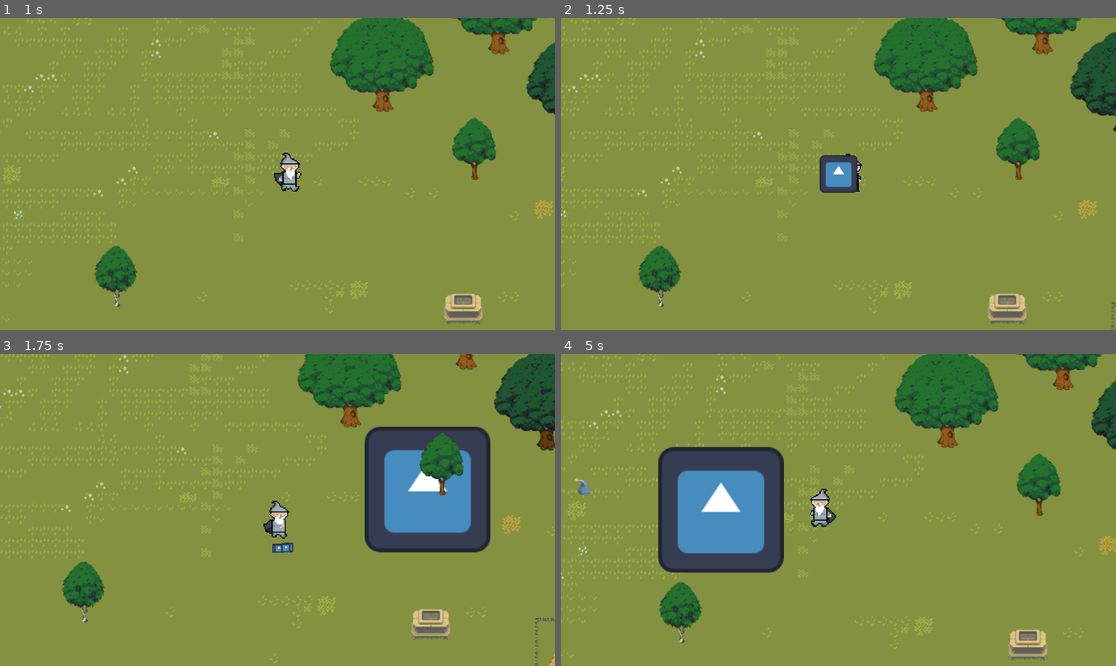
Above: before the commit, frames 1-4 (two rows, left to right).
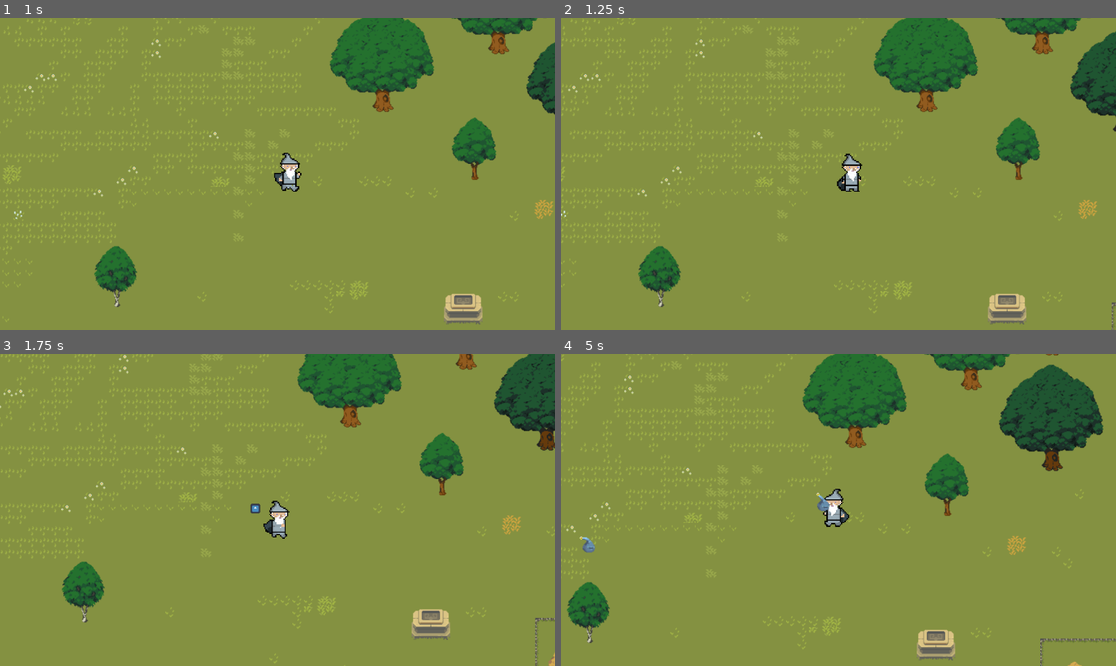
Above: after the commit, the same moments.

Repository: hiNEt0/KonturGameJam24
Game: Godot game, scene res://game.tscn
The game is run twice, just before and just after one commit, with the same random seed, the same clock (stepped at 60 frames per second) and the same inputs. The project has no main scene, so this scene is started directly. The engine's default icon, where the game draws it, is replaced by a stand-in: a white triangle on a blue panel in a dark square.
Inputs:
- Up to frame 1 (1 s): tap Enter at 0.5 s; hold D (move_right) from 0.53 s (still down); hold J from 0.53 s (still down); tap K at 0.8 s
- Up to frame 2 (1.25 s): keep holding D (move_right); keep holding J
- Up to frame 3 (1.75 s): release D (move_right) at 1.28 s; release J at 1.28 s; hold S (move_down) from 1.28 s (still down); tap K at 1.35 s; tap J at 1.55 s
- Up to frame 4 (5 s): release S (move_down) at 2.03 s; hold D (move_right) 2.03-2.78 s; hold J 2.03-2.78 s; tap K at 2.3, 2.85, 3.8, 4.35 s; hold W (move_up) 2.78-3.53 s; tap J at 3.05, 4.55 s; hold J 3.53-4.28 s; hold A (move_left) from 3.53 s (still down)

Frame 1 is identical in both runs. In frame 2, 0.8% of the frame differs, in the area x 46-54%, y 43-57%; in frame 3, 8.4%; in frame 4, 28%, in the area x 0-100%, y 0-100%.

Commit message:
MVP version (bruh)

Diff:
--- a/Enemy.gd
+++ b/Enemy.gd
@@ -44,4 +44,3 @@
 
 func on_hit_player():
 	player_node.get_damage(20)
-	print_debug(player_node.hp)
--- a/FireBaller.gd
+++ b/FireBaller.gd
@@ -1,7 +1,7 @@
 extends Node2D
 class_name fire_baller
 
-@export var cooldown = 1
+@export var cooldown = 1.5
 @onready var timer = cooldown
 @onready var missile = load("res://fire_ball.tscn")
 
@@ -16,11 +16,30 @@
 		timer = cooldown
 		var current_missile = missile.instantiate()
 		current_missile.position = get_parent().position
-		current_missile.direction = (get_parent().get_target_enemy() - get_parent().position).normalized()
+		current_missile.direction = (get_target_enemy() - get_parent().position).normalized()
 		get_tree().get_root().add_child(current_missile)
 	else:
 		timer -= delta
 
 
+func get_target_enemy():
+	var enemies = get_tree().get_nodes_in_group("enemies") # Получаем список всех узлов в группе "enemies"
+	var closest_enemy = null
+	var closest_distance = INF
+
+	for enemy in enemies:
+		if enemy is Enemy:
+			var distance = global_position.distance_to(enemy.global_position) # Рассчитываем расстояние между текущим узлом и врагом
+			if distance < closest_distance:
+				closest_enemy = enemy
+				closest_distance = distance
+
+	return Vector2(closest_enemy.position)
+
+
+func _on_RayCast2D_body_entered(body):
+	if body is Enemy:
+		print("Найден ближайший враг:", body)
+
 func get_target():
 	return Vector2(100, 0)
--- a/fire_ball.gd
+++ b/fire_ball.gd
@@ -1,6 +1,6 @@
 extends Area2D
 @export var target = Vector2(0,0)
-@export var speed = 100
+@export var speed = 150
 var direction = Vector2(0,0)
 
 # Called when the node enters the scene tree for the first time.
@@ -15,5 +15,5 @@
 
 func _on_body_entered(body):
 	if body is Enemy:
-		body.get_damage(100)
+		body.get_damage(25)
 		queue_free()
--- a/game.gd
+++ b/game.gd
@@ -6,12 +6,13 @@
 @onready var spawn_timer = 0.0
 @onready var player = $"Player2"
 @onready var exp_manager = $"ExperienceManager"
+@onready var inv_manager = $"InventoryManager"
 
 # Called when the node enters the scene tree for the first time.
 func _ready():
 	spawn_enemy()
-	$Player2/ExplodingFireCaster.assign_player(player)
-	$Player2/ShotgunCaster.assign_player(player)
+	exp_manager.assign_inv_manager(inv_manager)
+	inv_manager.assign_player(player)
 
 # Called every frame. 'delta' is the elapsed time since the previous frame.
 func _process(delta):
--- a/game.tscn
+++ b/game.tscn
@@ -1,13 +1,13 @@
-[gd_scene load_steps=9 format=3 uid="uid://ckasemwm5gscv"]
+[gd_scene load_steps=9 format=3 uid="uid://b2pp855lfqb04"]
 
 [ext_resource type="Script" path="res://game.gd" id="1_e3g5l"]
 [ext_resource type="PackedScene" uid="uid://cmf2yiyjubp7u" path="res://enemy.tscn" id="2_48vdd"]
 [ext_resource type="PackedScene" uid="uid://c0f5sh75fgna1" path="res://background.tscn" id="2_tdtdf"]
 [ext_resource type="PackedScene" uid="uid://d2r6iomqfnpj3" path="res://player_2.tscn" id="3_uhgwk"]
-[ext_resource type="PackedScene" path="res://event_manager.tscn" id="4_35yc0"]
-[ext_resource type="PackedScene" uid="uid://cl4bwf22c0jh2" path="res://scenes/shotgun/shotgun_caster.tscn" id="5_na2fx"]
-[ext_resource type="PackedScene" uid="uid://csf33uq2lytm4" path="res://scenes/exploding_fire/exploding_fire_caster.tscn" id="5_wd4oy"]
-[ext_resource type="PackedScene" path="res://scenes/experience_manager.tscn" id="6_e5vs5"]
+[ext_resource type="PackedScene" uid="uid://dkbpliagy2o1y" path="res://event_manager.tscn" id="4_35yc0"]
+[ext_resource type="PackedScene" path="res://fire_baller.tscn" id="4_wpnjn"]
+[ext_resource type="PackedScene" uid="uid://ctc65kh2iynn2" path="res://scenes/experience_manager.tscn" id="6_e5vs5"]
+[ext_resource type="PackedScene" uid="uid://ykumemcc7ykl" path="res://scenes/inventory_manager.tscn" id="7_4frhc"]
 
 [node name="Game" type="Node"]
 script = ExtResource("1_e3g5l")
@@ -19,10 +19,10 @@
 [node name="Player2" parent="." instance=ExtResource("3_uhgwk")]
 position = Vector2(-429, -262)
 
-[node name="ExplodingFireCaster" parent="Player2" instance=ExtResource("5_wd4oy")]
-
-[node name="ShotgunCaster" parent="Player2" instance=ExtResource("5_na2fx")]
+[node name="FireBaller" parent="Player2" instance=ExtResource("4_wpnjn")]
 
 [node name="EventManager" parent="." instance=ExtResource("4_35yc0")]
 
 [node name="ExperienceManager" parent="." instance=ExtResource("6_e5vs5")]
+
+[node name="InventoryManager" parent="." instance=ExtResource("7_4frhc")]
--- a/player_2_movement.gd
+++ b/player_2_movement.gd
@@ -38,7 +38,6 @@
 	velocity = Vector2.ZERO # The player's movement vector.
 	if damage_cooldown < 1.0:
 		damage_cooldown += delta
-		print_debug(damage_cooldown)
 
 	if Input.is_action_pressed("move_right"):
 		sprite.play("wiz_right")
--- a/scenes/experience_manager.tscn
+++ b/scenes/experience_manager.tscn
@@ -1,6 +1,10 @@
-[gd_scene load_steps=2 format=3 uid="uid://ctc65kh2iynn2"]
+[gd_scene load_steps=4 format=3 uid="uid://ctc65kh2iynn2"]
 
 [ext_resource type="Script" path="res://scripts/experience_manager.gd" id="1_e5870"]
+[ext_resource type="PackedScene" uid="uid://csf33uq2lytm4" path="res://scenes/exploding_fire/exploding_fire_caster.tscn" id="2_j8rcb"]
+[ext_resource type="PackedScene" uid="uid://cl4bwf22c0jh2" path="res://scenes/shotgun/shotgun_caster.tscn" id="3_xru8c"]
 
 [node name="ExperienceManager" type="Node"]
 script = ExtResource("1_e5870")
+explosion_caster = ExtResource("2_j8rcb")
+shotgun_caster = ExtResource("3_xru8c")
--- /dev/null
+++ b/scenes/inventory_manager.tscn
@@ -0,0 +1,6 @@
+[gd_scene load_steps=2 format=3 uid="uid://ykumemcc7ykl"]
+
+[ext_resource type="Script" path="res://scripts/inventory_manager.gd" id="1_pmiwj"]
+
+[node name="InventoryManager" type="Node"]
+script = ExtResource("1_pmiwj")
--- a/scripts/ShotgunCaster.gd
+++ b/scripts/ShotgunCaster.gd
@@ -9,11 +9,11 @@
 @onready var spell_scene = load("res://scenes/shotgun/shotgun_spell.tscn")
 
 var player: Node2D
-
+var key: Key
 
 func _process(delta):
 	tick_cooldown(delta)
-	if can_cast and Input.is_key_pressed(KEY_K):
+	if can_cast and Input.is_key_pressed(key):
 		cast()
 
 func assign_player(player_node):
@@ -31,7 +31,5 @@
 		new_spell.setup(player.position, Vector2(player.direction.x + randf_range(-PI / 8, PI / 8), player.direction.y + randf_range(-PI / 8, PI / 8)))
 		get_tree().get_root().add_child(new_spell)
 
-	print_debug("casted ", position)
-
 	timer = cooldown
 	can_cast = false
--- a/scripts/ShotgunSpell.gd
+++ b/scripts/ShotgunSpell.gd
@@ -1,7 +1,7 @@
 extends Area2D
 
 @onready var speed = 200
-@export var damage = 100
+@export var damage = 20
 @export var max_lifetime = 0.5
 @onready var lifetime = 0.0
 
--- a/scripts/experience_manager.gd
+++ b/scripts/experience_manager.gd
@@ -3,12 +3,16 @@
 
 @onready var exp = 0
 @onready var level = 1
-@onready var next_exp_goal = 2
+@onready var next_exp_goal = 5
+
+@export var explosion_caster: PackedScene
+@export var shotgun_caster: PackedScene
+
+var inv_manager: InventoryManager
 
 
 func add_exp(amount):
 	exp += amount
-	print_debug("kill!", exp)
 	if exp >= next_exp_goal:
 		level_up()
 
@@ -16,13 +20,29 @@
 func level_up():
 	level += 1
 	exp = 0
-	print_debug("level-up!", level)
+	if level == 2:
+		get_reward_1()
+	if level == 3:
+		get_reward_2()
+
 	next_exp_goal = get_exp_goal()
 
 
 func get_exp_goal():
-	return 2 * level
+	return 5 * level
 
 
 func on_enemy_killed():
 	add_exp(1)
+
+
+func get_reward_1():
+	inv_manager.add_spell(explosion_caster.instantiate(), KEY_J)
+
+
+func get_reward_2():
+	inv_manager.add_spell(shotgun_caster.instantiate(), KEY_K)
+
+
+func assign_inv_manager(node):
+	inv_manager = node
--- a/scripts/exploding_fire_caster.gd
+++ b/scripts/exploding_fire_caster.gd
@@ -6,13 +6,14 @@
 @onready var timer = cooldown
 @onready var can_cast = false
 @onready var spell_scene = load("res://scenes/exploding_fire/exploding_fire_spell.tscn")
+@onready var key: Key
 
 var player: Node2D
 
 
 func _process(delta):
 	tick_cooldown(delta)
-	if can_cast and Input.is_key_pressed(KEY_J):
+	if can_cast and Input.is_key_pressed(key):
 		cast()
 
 
--- /dev/null
+++ b/scripts/inventory_manager.gd
@@ -0,0 +1,15 @@
+class_name InventoryManager
+extends Node
+
+
+var player: Node2D
+
+
+func assign_player(player_node):
+	player = player_node
+
+
+func add_spell(spell, slot):
+	player.add_child(spell)
+	spell.assign_player(player)
+	spell.key = slot
